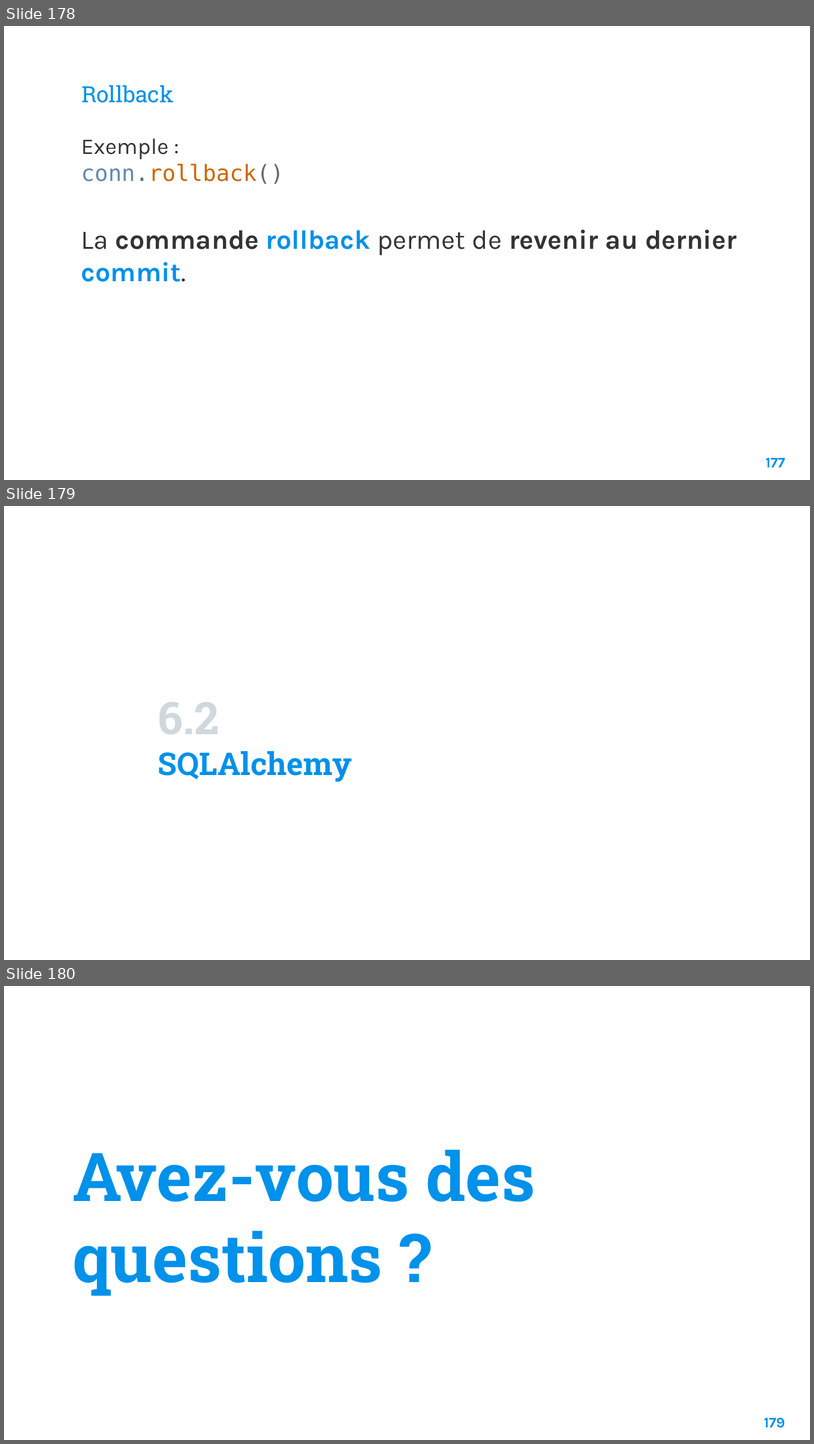
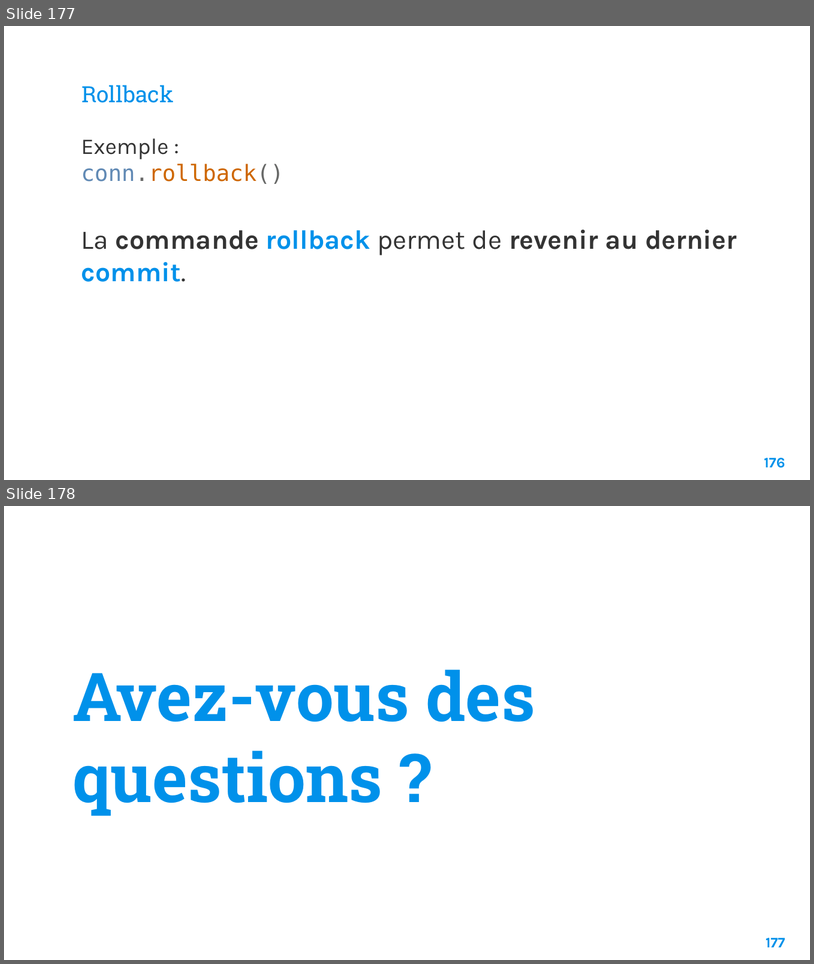
Before and after one commit to Fully-san/PythonSoftwareDevelopment, a slide deck: Supports/Python Software Development.pptx. Shown one above the other, each under a label of ours: slides 178, 179 and 180 before the commit, slides 177 and 178 after it. The pictures are 814x1444 and 814x964 pixels, drawn with LibreOffice and Linux fonts; fonts in the diff are those of the drawing; background and template pictures are left out. Boxes give left, top, right and bottom in pixels: in the first picture for what was removed or moved away, otherwise in the second. Text is boxed around its words. In the diff, an @@ line names an element or a change of style, - is before the commit and + after.

```diff
--- a/Supports/Python Software Development.pptx
+++ b/Supports/Python Software Development.pptx
@@ slide 179 removed at [4, 506, 810, 960], background picture (left out) @@
@@ title removed at [158, 702, 353, 781] @@
-6.2
-SQLAlchemy
@@ what was slide 178 is now slide 177 @@
@@ page number at [764, 457, 785, 468]: text changed @@
-177
+176
@@ what was slide 180 is now slide 178 @@
@@ page number at [766, 937, 786, 947]: text changed @@
-179
+177
```
Also in this commit, not shown: 1 other slide removed.
